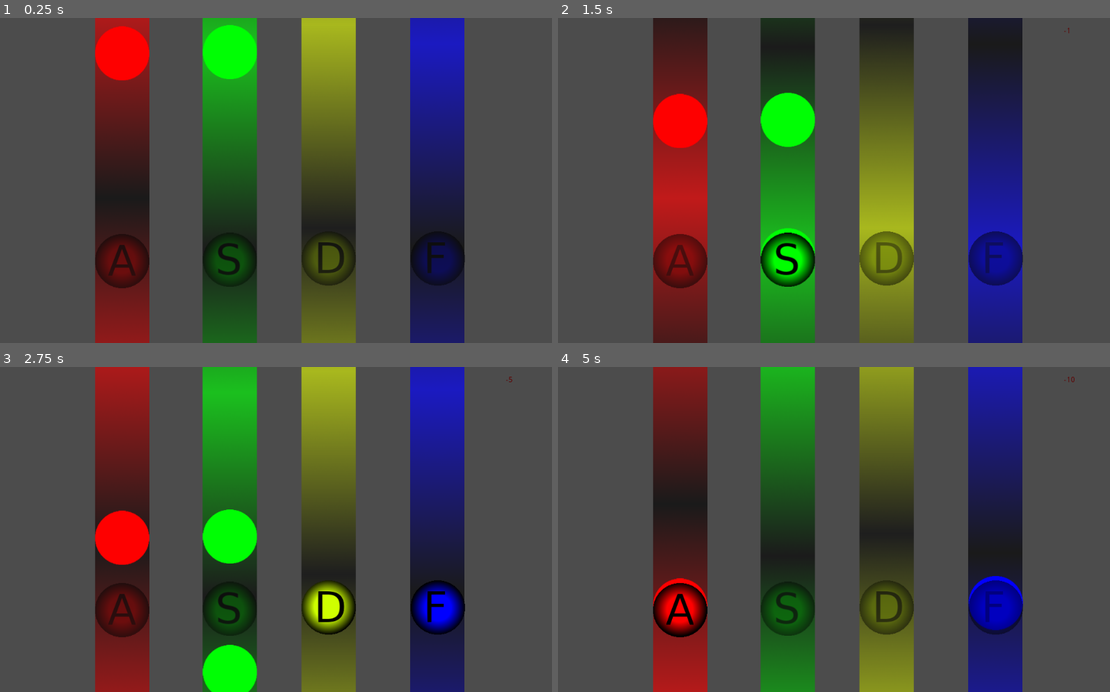
Above: before the commit, frames 1-4 (two rows, left to right).
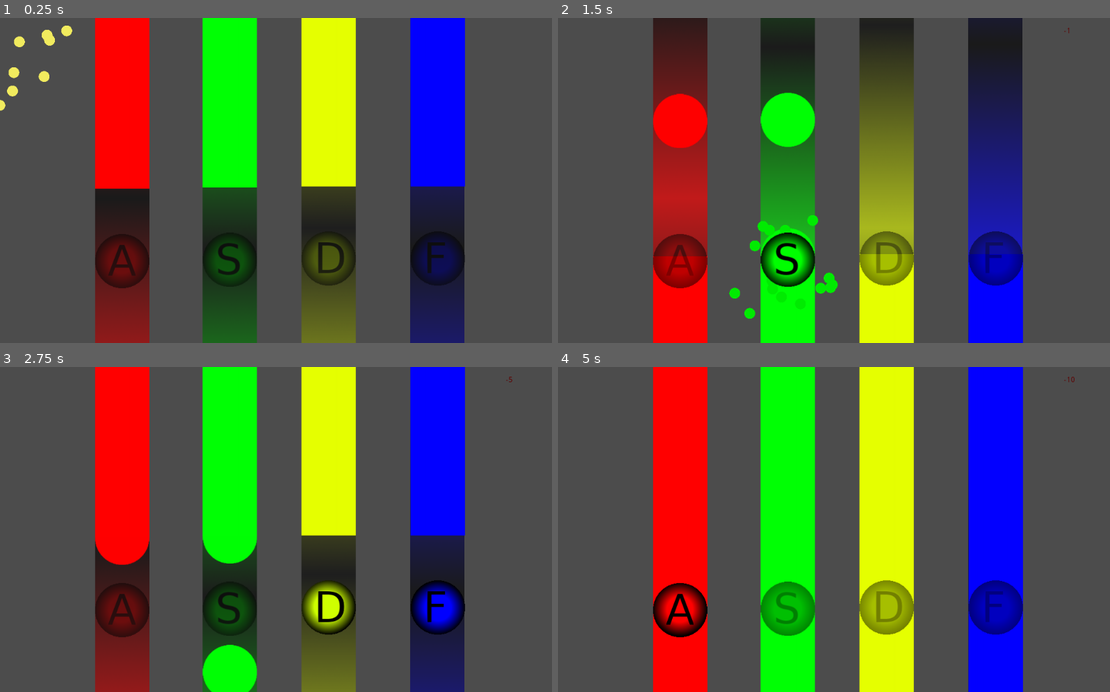
Above: after the commit, the same moments.

Repository: CanisCaeurelus/HIRO
Game: Godot game, scene res://screen.tscn
Two runs of this game, one before a commit and one after it. Both use one fixed random seed, a clock stepped at 60 frames per second and the inputs below. Video files are missing from this copy of the repository; at most half a second of black plays in their place.
Inputs:
- Up to frame 1 (0.25 s): no input
- Up to frame 2 (1.5 s): hold D 0.53-1.28 s; hold F 0.53-1.28 s; hold S from 1.28 s (still down); tap F at 1.35 s
- Up to frame 3 (2.75 s): release S at 2.03 s; hold D from 2.03 s (still down); hold F from 2.03 s (still down)
- Up to frame 4 (5 s): release F at 2.78 s; tap F at 2.85, 4.35 s; release D at 3.53 s; hold F 3.53-4.28 s; hold A from 3.53 s (still down)

The runs differ from the first frame. In frame 1, 19% of the frame differs, in the area x 0-85%, y 0-53%; in frame 2, 10%; in frame 3, 19%; in frame 4, 37%, in the area x 17-85%, y 0-100%.

Commit message:
Added handling of special effects

Diff:
--- /dev/null
+++ b/PerfectClick.tscn
@@ -0,0 +1,46 @@
+[gd_scene load_steps=4 format=2]
+
+[ext_resource path="res://imadzes/baton.png" type="Texture" id=1]
+
+[sub_resource type="Gradient" id=3]
+offsets = PoolRealArray( 0, 0.576159, 0.993378, 1 )
+colors = PoolColorArray( 0.919861, 0.93884, 0.121022, 1, 0.957031, 0.924087, 0.429916, 1, 0.34902, 0.0588235, 0.0588235, 0, 1, 1, 1, 0 )
+
+[sub_resource type="GDScript" id=2]
+script/source = "extends CPUParticles2D
+
+# Declare member variables here. Examples:
+# var a = 2
+# var b = \"text\"
+var instanceTime = 0
+
+# Called when the node enters the scene tree for the first time.
+func _ready():
+	self.emitting = true
+	instanceTime = 0
+	pass # Replace with function body.
+
+# Called every frame. 'delta' is the elapsed time since the previous frame.
+func _process(delta):
+	instanceTime += delta
+	if (instanceTime > self.lifetime):
+		self.free()
+	pass
+"
+
+[node name="CPUParticles2D" type="CPUParticles2D"]
+show_behind_parent = true
+emitting = false
+amount = 20
+lifetime = 0.5
+one_shot = true
+explosiveness = 1.0
+texture = ExtResource( 1 )
+emission_shape = 1
+emission_sphere_radius = 50.0
+spread = 180.0
+gravity = Vector2( 0, 998.8 )
+initial_velocity = 334.34
+scale_amount = 0.2
+color_ramp = SubResource( 3 )
+script = SubResource( 2 )
--- /dev/null
+++ b/PerfectSlide.tscn
@@ -0,0 +1,42 @@
+[gd_scene load_steps=4 format=2]
+
+[ext_resource path="res://imadzes/baton.png" type="Texture" id=1]
+
+[sub_resource type="Gradient" id=1]
+offsets = PoolRealArray( 0, 0.576159, 0.993378, 1 )
+colors = PoolColorArray( 0.919861, 0.93884, 0.121022, 1, 0.957031, 0.924087, 0.429916, 1, 0.34902, 0.0588235, 0.0588235, 0, 1, 1, 1, 0 )
+
+[sub_resource type="GDScript" id=2]
+script/source = "extends CPUParticles2D
+
+# Declare member variables here. Examples:
+# var a = 2
+# var b = \"text\"
+var instanceTime = 0
+
+# Called when the node enters the scene tree for the first time.
+func _ready():
+	self.emitting = true
+	instanceTime = 0
+	pass # Replace with function body.
+
+# Called every frame. 'delta' is the elapsed time since the previous frame.
+func _process(delta):
+	instanceTime += delta
+	if (instanceTime > self.lifetime):
+		self.free()
+	pass
+"
+
+[node name="CPUParticles2D" type="CPUParticles2D"]
+show_behind_parent = true
+amount = 45
+texture = ExtResource( 1 )
+emission_shape = 1
+emission_sphere_radius = 50.0
+spread = 180.0
+gravity = Vector2( 0, 998.8 )
+initial_velocity = 334.34
+scale_amount = 0.2
+color_ramp = SubResource( 1 )
+script = SubResource( 2 )
--- a/Sprite.gd
+++ b/Sprite.gd
@@ -3,6 +3,8 @@
 export var modulation = Color(1.0,0.0,0.0);
 export var key = "A"
 export var tapArray = [1, 2.0, 1.5, 2.0,0,0,0,0,0,0,0,0,0,0]
+export var slideArray = [[1,2],[5,8]]
+
 onready var globals = get_node("../globals")
 var Apressed = false
 var Spressed = false
@@ -22,6 +24,13 @@
 			var tapNode = tapScene.instance()
 			tapNode.tapTime = tapTime
 			self.add_child(tapNode)
+	var slideScene = load("res://slide.tscn")
+	for slideTime in slideArray:
+		if(slideTime):
+			var slideNode = slideScene.instance()
+			slideNode.tapTime = slideTime[0]
+			slideNode.tapPeriod = slideTime[1]
+			self.add_child(slideNode)
 	match key:
 		"A","a":
 			get_node("../globals").connect("A_tapped", self, "_tapHit")
--- /dev/null
+++ b/default_bus_layout.tres
@@ -0,0 +1,8 @@
+[gd_resource type="AudioBusLayout" load_steps=2 format=2]
+
+[sub_resource type="AudioEffectPitchShift" id=1]
+resource_name = "PitchShift"
+
+[resource]
+bus/0/effect/0/effect = SubResource( 1 )
+bus/0/effect/0/enabled = false
--- a/project.godot
+++ b/project.godot
@@ -19,6 +19,10 @@
 run/main_scene="res://screen.tscn"
 config/icon="res://icon.png"
 
+[display]
+
+window/size/resizable=false
+
 [rendering]
 
 quality/driver/driver_name="GLES2"
--- a/screen.gd
+++ b/screen.gd
@@ -3,6 +3,7 @@
 # Declare member variables here. Examples:
 # var a = 2
 # var b = "text"
+var perfectParticles = load("res://PerfectClick.tscn")
 
 # Called when the node enters the scene tree for the first time.
 func _ready():
@@ -41,6 +42,8 @@
 func _tapEarly():
 	$"Control/tapEarlySound".play()
 
-func _tapGood():
+func _tapGood(var letter):
 	globals._updatePoints(2.0)
+	var particles = perfectParticles.instance()
+	letter.add_child(particles)
 	$"Control/tapGoodSound".play()
--- a/screen.tscn
+++ b/screen.tscn
@@ -3,20 +3,19 @@
 [ext_resource path="res://screen.gd" type="Script" id=1]
 [ext_resource path="res://videos/Schrott nach 8 - Zuppa Romana - 1983 (online-audio-converter.com).ogg" type="AudioStream" id=2]
 [ext_resource path="res://AudioStreamPlayer2D.gd" type="Script" id=3]
-[ext_resource path="res://videos/18999744_1967688263460926_229044953718718464_n.webm" type="VideoStream" id=4]
-[ext_resource path="res://imadzes/Abaton.png" type="Texture" id=5]
-[ext_resource path="res://Sprite.gd" type="Script" id=6]
-[ext_resource path="res://imadzes/string.png" type="Texture" id=7]
-[ext_resource path="res://imadzes/Sbaton.png" type="Texture" id=8]
-[ext_resource path="res://imadzes/Fbaton.png" type="Texture" id=9]
-[ext_resource path="res://imadzes/Dbaton.png" type="Texture" id=10]
-[ext_resource path="res://globals.gd" type="Script" id=11]
+[ext_resource path="res://imadzes/Abaton.png" type="Texture" id=4]
+[ext_resource path="res://Sprite.gd" type="Script" id=5]
+[ext_resource path="res://imadzes/string.png" type="Texture" id=6]
+[ext_resource path="res://imadzes/Sbaton.png" type="Texture" id=7]
+[ext_resource path="res://imadzes/Fbaton.png" type="Texture" id=8]
+[ext_resource path="res://imadzes/Dbaton.png" type="Texture" id=9]
+[ext_resource path="res://globals.gd" type="Script" id=10]
+[ext_resource path="res://PerfectClick.tscn" type="PackedScene" id=11]
 
 [node name="Node2D" type="Node2D"]
 script = ExtResource( 1 )
 
 [node name="Control" type="Control" parent="."]
-editor/display_folded = true
 margin_right = 1023.0
 margin_bottom = 600.0
 
@@ -31,9 +30,11 @@
 margin_top = 9.51128
 margin_right = 1014.43
 margin_bottom = 578.511
-stream = ExtResource( 4 )
 volume_db = -80.0
 autoplay = true
+__meta__ = {
+"_edit_use_anchors_": false
+}
 
 [node name="tapMissedSound" type="AudioStreamPlayer2D" parent="Control"]
 
@@ -51,11 +52,10 @@
 margin_bottom = 56.6555
 
 [node name="buttonA" type="Sprite" parent="."]
-editor/display_folded = true
 position = Vector2( 224.935, 448.826 )
 z_index = 1
-texture = ExtResource( 5 )
-script = ExtResource( 6 )
+texture = ExtResource( 4 )
+script = ExtResource( 5 )
 tapArray = [ 1.0, 2.0, 3.0, 4.0, 5, 6, 7, 8, 9, 10, 0, 0, 0, 0 ]
 
 [node name="string" type="Sprite" parent="buttonA"]
@@ -63,15 +63,14 @@
 position = Vector2( 0.149368, -1317.23 )
 scale = Vector2( 1, 3 )
 z_as_relative = false
-texture = ExtResource( 7 )
+texture = ExtResource( 6 )
 offset = Vector2( 0, 250 )
 
 [node name="buttonS" type="Sprite" parent="."]
-editor/display_folded = true
 position = Vector2( 423.443, 446.434 )
 z_index = 1
-texture = ExtResource( 8 )
-script = ExtResource( 6 )
+texture = ExtResource( 7 )
+script = ExtResource( 5 )
 modulation = Color( 0, 1, 0.0156863, 1 )
 key = "S"
 tapArray = [ 1, 1.5, 2.0, 2.5, 3, 4, 6, 8, 10, 12, 0, 0, 0, 0 ]
@@ -81,15 +80,14 @@
 position = Vector2( -0.625, -1219.11 )
 scale = Vector2( 1, 3 )
 z_as_relative = false
-texture = ExtResource( 7 )
+texture = ExtResource( 6 )
 offset = Vector2( 0, 250 )
 
 [node name="buttonF" type="Sprite" parent="."]
-editor/display_folded = true
 position = Vector2( 806.107, 444.042 )
 z_index = 1
-texture = ExtResource( 9 )
-script = ExtResource( 6 )
+texture = ExtResource( 8 )
+script = ExtResource( 5 )
 modulation = Color( 0.00784314, 0, 1, 1 )
 key = "F"
 tapArray = [ 5, 10.0, 15.0, 20.0, 0, 0, 0, 0, 0, 0, 0, 0, 0, 0 ]
@@ -99,15 +97,14 @@
 position = Vector2( -0.786987, -1221.87 )
 scale = Vector2( 1, 3 )
 z_as_relative = false
-texture = ExtResource( 7 )
+texture = ExtResource( 6 )
 offset = Vector2( 0, 250 )
 
 [node name="buttonD" type="Sprite" parent="."]
-editor/display_folded = true
 position = Vector2( 605.208, 444.042 )
 z_index = 3
-texture = ExtResource( 10 )
-script = ExtResource( 6 )
+texture = ExtResource( 9 )
+script = ExtResource( 5 )
 modulation = Color( 0.898039, 1, 0, 1 )
 key = "D"
 tapArray = [ 6, 7.0, 8.0, 9.0, 10.0, 10.5, 11.0, 11.5, 12.0, 0.0, 0, 0, 0, 0 ]
@@ -118,8 +115,10 @@
 scale = Vector2( 1, 3 )
 z_index = 1
 z_as_relative = false
-texture = ExtResource( 7 )
+texture = ExtResource( 6 )
 offset = Vector2( 0, 250 )
 
 [node name="globals" type="Node2D" parent="."]
-script = ExtResource( 11 )
+script = ExtResource( 10 )
+
+[node name="CPUParticles2D" parent="." instance=ExtResource( 11 )]
--- /dev/null
+++ b/slide.tscn
@@ -0,0 +1,55 @@
+[gd_scene load_steps=3 format=2]
+
+[ext_resource path="res://imadzes/stringSlide.png" type="Texture" id=1]
+
+[sub_resource type="GDScript" id=1]
+script/source = "extends Sprite
+
+export var tapTime = 0
+export var tapPeriod = 0
+# Declare member variables here. Examples:
+# var a = 2
+# var b = \"text\"
+onready var globals = get_node(\"../../globals\")
+var missedSignalSent = false
+signal lateTap
+signal earlyTap
+signal goodTap
+signal missedTap
+var selfDestroy = false
+# Called when the node enters the scene tree for the first time.
+func _ready():
+	self.scale.y = (globals.timeToPixel * tapPeriod)/2.0
+	match get_parent().key:
+		\"A\",\"a\":
+			get_node(\"../../globals\").connect(\"A_tapped\", self, \"_tapHit\")
+		\"S\",\"s\":
+			get_node(\"../../globals\").connect(\"S_tapped\", self, \"_tapHit\")
+		\"D\",\"d\":
+			get_node(\"../../globals\").connect(\"D_tapped\", self, \"_tapHit\")
+		\"F\",\"f\":
+			get_node(\"../../globals\").connect(\"F_tapped\", self, \"_tapHit\")
+	pass # Replace with function body.
+
+# Called every frame. 'delta' is the elapsed time since the previous frame.
+func _process(delta):
+	var timeDifference = (globals.time - tapTime)
+	self.position.y = timeDifference * globals.timeToPixel
+	if timeDifference > (tapPeriod + 1.0) :
+		emit_signal(\"missedTap\")
+		selfDestroy = true
+
+	if selfDestroy:
+		self.free()
+	pass
+
+func _tapHit():
+	var timeDifference = (globals.time - tapTime)
+
+
+"
+
+[node name="slide" type="Sprite"]
+z_index = -1
+texture = ExtResource( 1 )
+script = SubResource( 1 )
--- a/tap.gd
+++ b/tap.gd
@@ -42,11 +42,11 @@
 
 func _tapHit():
 	var timeDifference = (globals.time - tapTime)
-	if !(timeDifference > 0.1) and timeDifference > 0.05:
+	if !(timeDifference > 0.2) and timeDifference > 0.15:
 		emit_signal("lateTap")
 		selfDestroy = true
 	elif timeDifference > -0.05:
-		emit_signal("goodTap")
+		emit_signal("goodTap",get_parent())
 		selfDestroy = true
 	elif timeDifference > -0.1:
 		emit_signal("earlyTap")
Binary file added: imadzes/stringSlide.png
Not shown, added: imadzes/stringSlide.png.import
